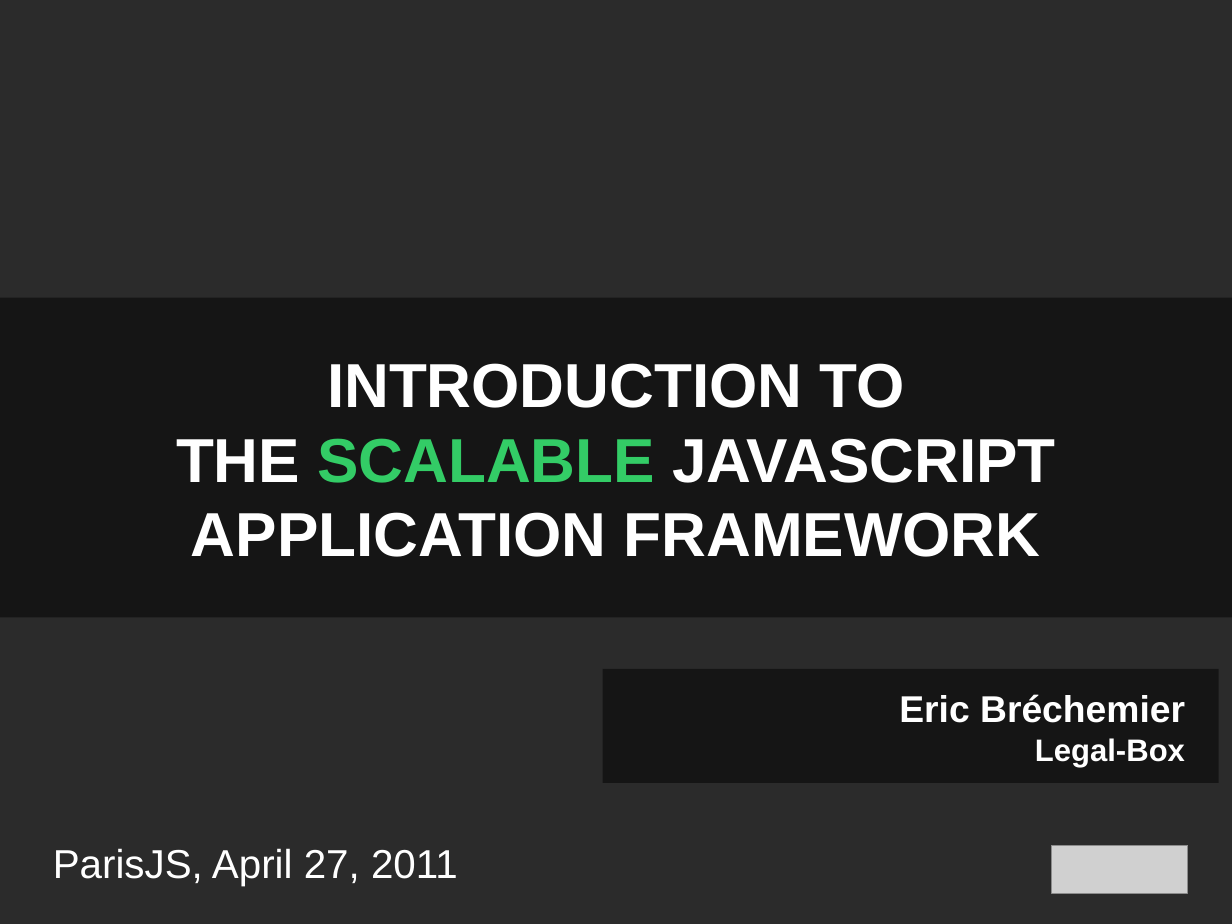
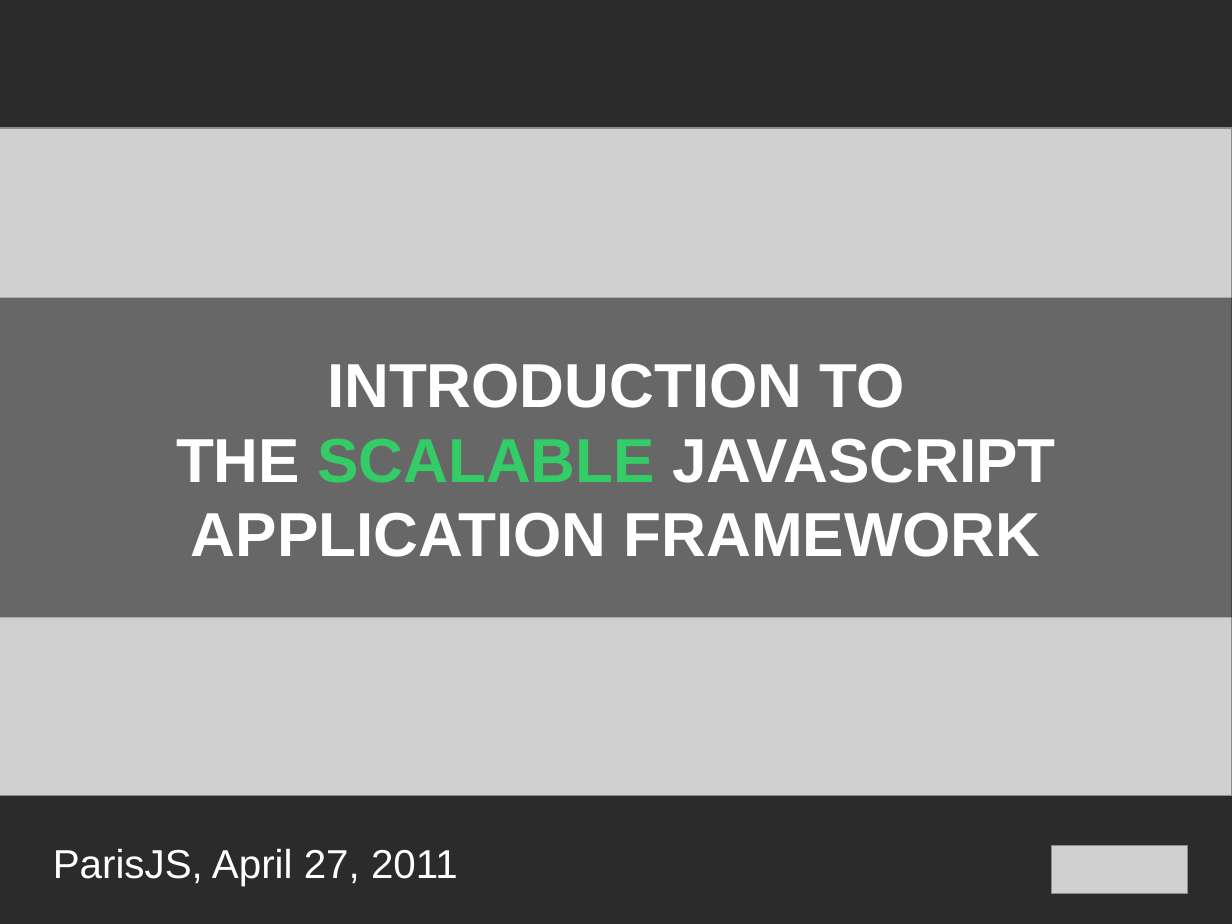
Before and after one commit to eric-brechemier/introduction_to_lb_js_scalableApp, a slide deck: slide 1 of introduction_to_lb_js_scalableApp.odp. Drawn at 1232x924 pixels with LibreOffice and Linux fonts; fonts in the diff are those of the drawing; grey boxes stand for pictures; background and template pictures are left out; a plain dark background stands for a picture behind light text. Boxes give left, top, right and bottom in pixels: in the first picture for what was removed or moved away, otherwise in the second. Text is boxed around its words. In the diff, an @@ line names an element or a change of style, - is before the commit and + after.

Commit message:
Added deflated balloons in the background of the title slide
The balloons will appear again in the second part of the presentation, to
illustrate the loose coupling of modules.

```diff
--- a/introduction_to_lb_js_scalableApp.odp
+++ b/introduction_to_lb_js_scalableApp.odp
@@ picture added at (x1=0, y1=129, x2=1232, y2=796) @@
@@ rectangle removed at (x1=603, y1=669, x2=1219, y2=783) @@
-Eric Bréchemier
-Legal-Box
```
